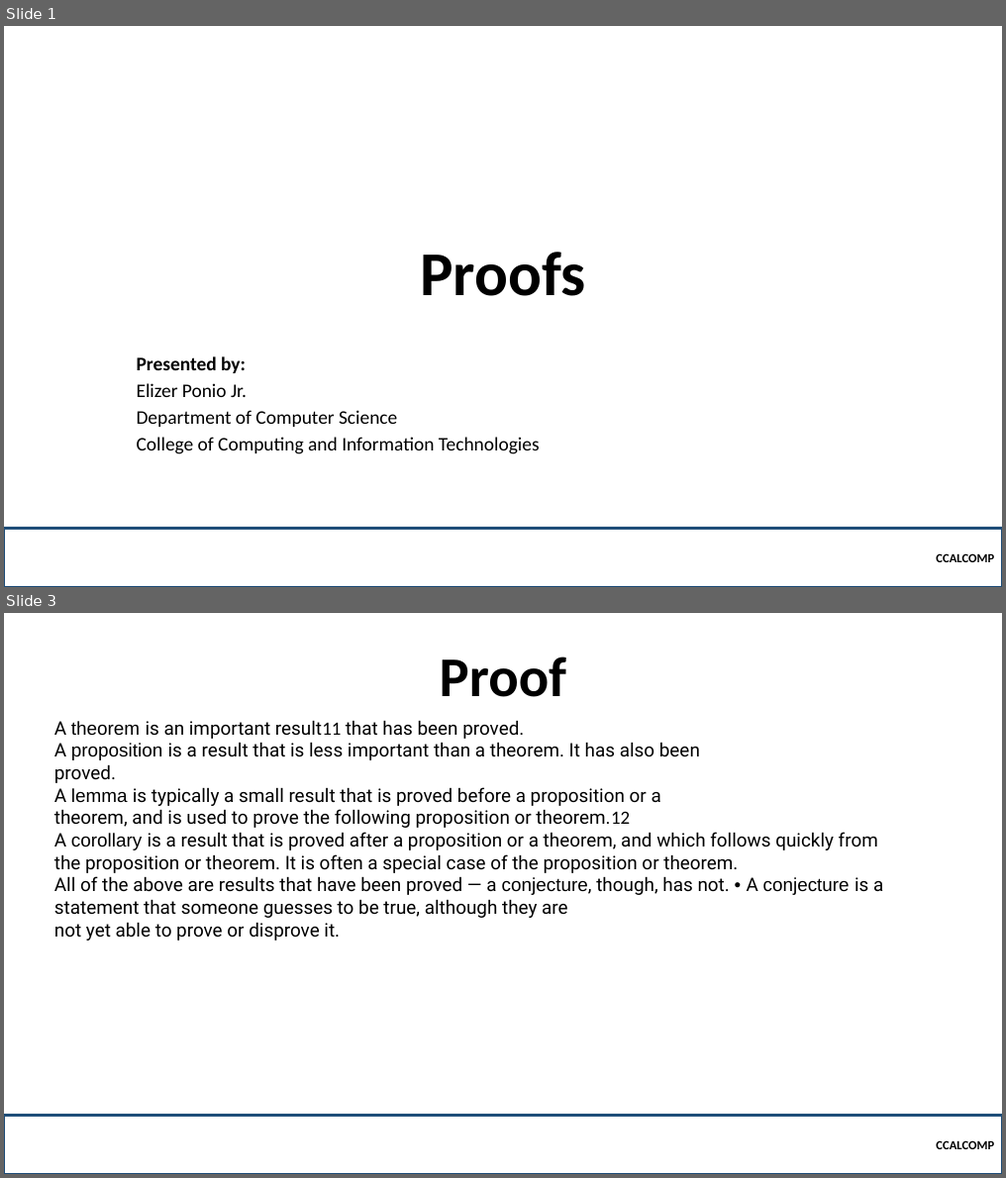
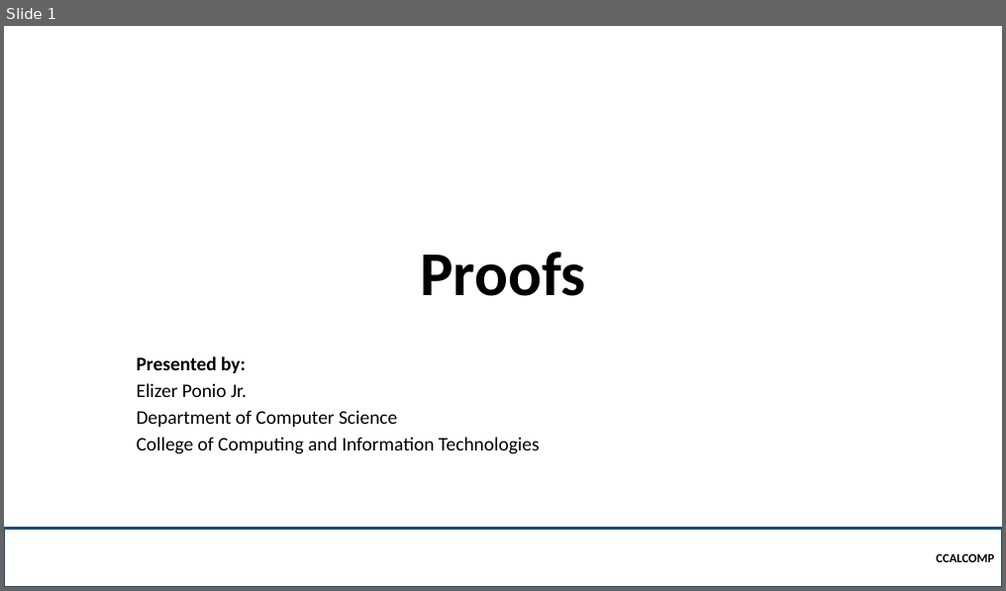
Before and after one commit to robitussin/CCALCOMP, a slide deck: Week 3 - Proofs/Proofs.pptx. Shown one above the other, each under a label of ours: slides 1 and 3 before the commit, slide 1 after it; the slides between them are not shown. The pictures are 1006x1178 and 1006x591 pixels, drawn with LibreOffice and Linux fonts; fonts in the diff are those of the drawing; background and template pictures are left out. Boxes give left, top, right and bottom in pixels: in the first picture for what was removed or moved away, otherwise in the second. Text is boxed around its words. In the diff, an @@ line names an element or a change of style, - is before the commit and + after.

```diff
--- a/Week 3 - Proofs/Proofs.pptx
+++ b/Week 3 - Proofs/Proofs.pptx
@@ slide 3 removed at bbox=[4, 613, 1002, 1174], background picture (left out) @@
@@ title removed at bbox=[440, 657, 566, 697] @@
-Proof
@@ text removed at bbox=[54, 720, 883, 941] @@
-A theorem is an important result11 that has been proved.
-A proposition is a result that is less important than a theorem. It has also been
-proved.
-A lemma is typically a small result that is proved before a proposition or a
-theorem, and is used to prove the following proposition or theorem.12
-A corollary is a result that is proved after a proposition or a theorem, and which follows quickly from the proposition or theorem. It is often a special case of the proposition or theorem.
-All of the above are results that have been proved — a conjecture, though, has not. • A conjecture is a statement that someone guesses to be true, although they are
-not yet able to prove or disprove it.
@@ rectangle removed at bbox=[4, 1115, 1002, 1174] @@
-CCALCOMP
```
Also in this commit, not shown: 4 slides added, 1 other slide removed, 2 other files.
